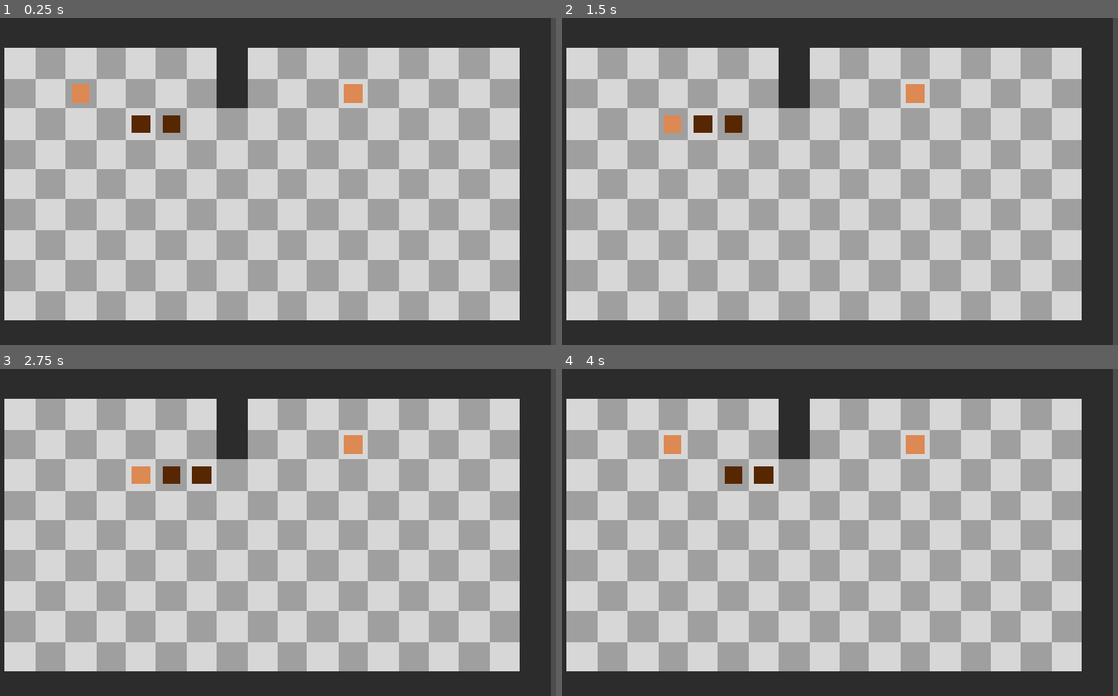
Above: before the commit, frames 1-4 (two rows, left to right).
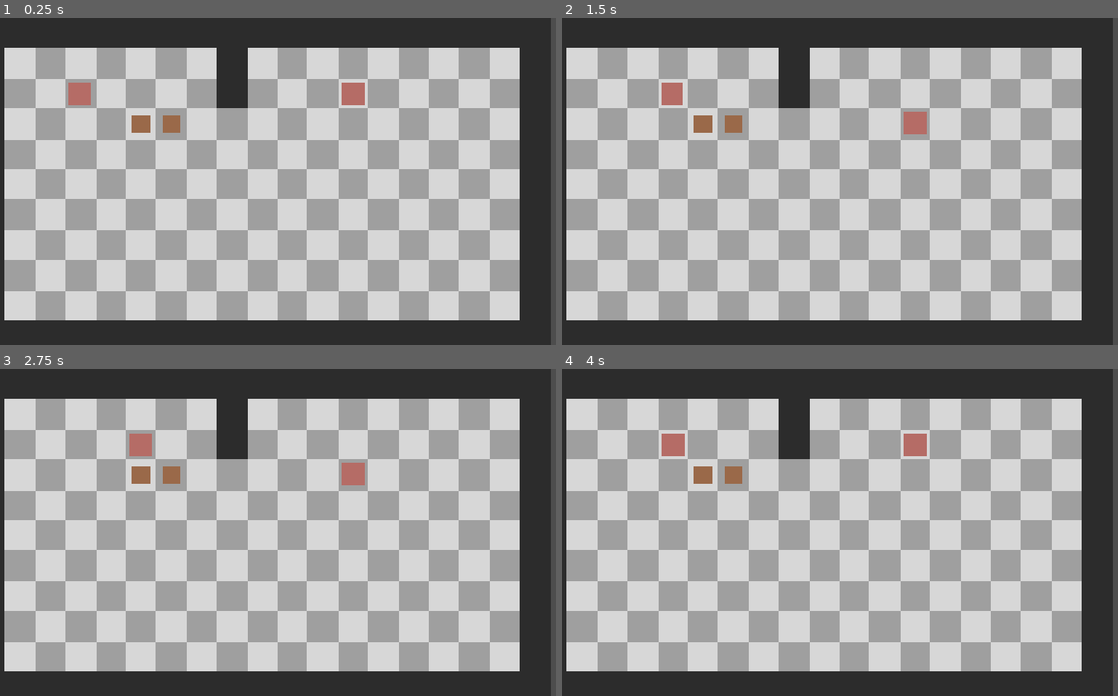
Above: after the commit, the same moments.

Repository: somestufz/GDS-Game-Jam-Repo
Game: Godot game, scene res://scenes/main/main.tscn
Same seed, same stepped clock (60 frames per second), same inputs: the game is played once before the commit and once after it.
Inputs:
- Up to frame 1 (0.25 s): no input
- Up to frame 2 (1.5 s): tap Enter at 0.5 s; hold D (move_right) 0.53-1.28 s; tap Shift (shift) at 0.6, 1.35 s; tap Space at 1.25 s; hold S (move_down) from 1.28 s (still down)
- Up to frame 3 (2.75 s): tap Enter at 2 s; release S (move_down) at 2.03 s; hold D (move_right) from 2.03 s (still down); tap Shift (shift) at 2.1 s
- Up to frame 4 (4 s): tap Space at 2.75 s; release D (move_right) at 2.78 s; hold W (move_up) 2.78-3.53 s; tap Shift (shift) at 2.85, 3.6 s; tap Enter at 3.5 s; hold A (move_left) from 3.53 s (still down)

The runs differ from the first frame. In frame 1, 0.9% of the frame differs, in the area x 12-66%, y 19-36%; in frame 2, 1.3%; in frame 3, 1.3%, in the area x 23-66%, y 19-36%; in frame 4, 1.1%.

Commit message:
Added animations for player
did it weirdly ngl,
also needed a buffer for spamming directions

Diff:
--- /dev/null
+++ b/Prototype/Sokoban/sokoban-prototype/scenes/entity/Wall.gd
@@ -0,0 +1,4 @@
+class_name Wall
+extends Node
+
+#USE TO IDENTIFY WALLS AS A WALL
--- a/Prototype/Sokoban/sokoban-prototype/scenes/entity/box.tscn
+++ b/Prototype/Sokoban/sokoban-prototype/scenes/entity/box.tscn
@@ -5,7 +5,7 @@
 
 [node name="Box" unique_id=540745152 instance=ExtResource("1_vcwbx")]
 
-[node name="Sprite2D" type="Sprite2D" parent="." index="2" unique_id=1437107442]
-modulate = Color(0.39141372, 0.17935708, 1.4439226e-07, 1)
+[node name="Sprite2D" parent="SpriteHolder" parent_id_path=PackedInt32Array(2057166936) index="0" unique_id=983468098]
+modulate = Color(0.69803923, 0.47843137, 0.33333334, 1)
 scale = Vector2(0.12, 0.12)
 texture = ExtResource("2_7k12j")
--- a/Prototype/Sokoban/sokoban-prototype/scenes/entity/entity.gd
+++ b/Prototype/Sokoban/sokoban-prototype/scenes/entity/entity.gd
@@ -2,5 +2,69 @@
 extends CharacterBody2D
 
 var tile_size = 100
-enum entities {HORSE,BOX}
+enum entities {HORSE,BOX,WALL}
 @export var entity : entities
+
+@onready var ray_1: RayCast2D = $RayDown
+@onready var sprite_holder: Node2D = $SpriteHolder
+
+
+func push_direction(dir : Vector2) -> bool:
+
+	ray_1.target_position = tile_size * dir
+	ray_1.force_raycast_update()
+
+	twitch_anim()
+
+	#"""SHOULD BE A MATCH CASE BUT IG ITS A PROTOTYPE
+	#SAME THING FOR ANY CHECKING OF WHAT THE ITEM IS"""
+	#match collider:
+		#null:
+			#print("null call please")
+			#move(dir)
+			#return true
+		#Item:
+			#var move_bool = collider.push_direction(dir)
+			#if move_bool:
+				#move(dir)
+				#return true
+			#else:
+				#return false
+		#_:
+			#if(collider).is_in_group("Walls"):
+				#return false
+			#else:
+				#return true
+
+	var collider = ray_1.get_collider()
+
+
+	if collider == null:
+		move(dir)
+		return true
+	elif(collider is Item or collider is Player):
+		var move_bool = collider.push_direction(dir)
+		if move_bool:
+			move(dir)
+			return true
+		else:
+			return false
+	elif((collider).is_in_group("Walls")):
+		return false
+
+
+	return true
+
+func move(dir):
+	var vector_change = dir * tile_size
+	#position += vector_change
+	move_anim(vector_change)
+
+func twitch_anim():
+	var tween = get_tree().create_tween()
+	tween.tween_property(sprite_holder,"scale",Vector2(0.9,0.9),0.1)
+	tween.tween_property(sprite_holder,"scale",Vector2(1.0,1.0),0.1)
+
+func move_anim(vector_change):
+	var tween = get_tree().create_tween()
+	tween.tween_property(self,"position",position + vector_change,0.1)
--- a/Prototype/Sokoban/sokoban-prototype/scenes/entity/entity.tscn
+++ b/Prototype/Sokoban/sokoban-prototype/scenes/entity/entity.tscn
@@ -13,3 +13,7 @@
 
 [node name="CollisionShape2D" type="CollisionShape2D" parent="." unique_id=45387408]
 shape = SubResource("RectangleShape2D_k2fmo")
+
+[node name="SpriteHolder" type="Node2D" parent="." unique_id=2057166936]
+
+[node name="Sprite2D" type="Sprite2D" parent="SpriteHolder" unique_id=983468098]
--- a/Prototype/Sokoban/sokoban-prototype/scenes/entity/horse.tscn
+++ b/Prototype/Sokoban/sokoban-prototype/scenes/entity/horse.tscn
@@ -7,7 +7,7 @@
 [node name="Horse" unique_id=540745152 instance=ExtResource("1_y4jjl")]
 script = ExtResource("2_30vfw")
 
-[node name="Sprite2D" parent="." index="2" unique_id=1879327918]
-modulate = Color(0.99999994, 0.6242784, 0.3754661, 1)
-scale = Vector2(0.12, 0.12)
+[node name="Sprite2D" parent="SpriteHolder" parent_id_path=PackedInt32Array(2057166936) index="0" unique_id=983468098]
+modulate = Color(0.8235294, 0.49019608, 0.4627451, 1)
+scale = Vector2(0.15, 0.15)
 texture = ExtResource("3_b7fex")
--- a/Prototype/Sokoban/sokoban-prototype/scenes/entity/item.gd
+++ b/Prototype/Sokoban/sokoban-prototype/scenes/entity/item.gd
@@ -1,33 +1,2 @@
 class_name Item
 extends Entity
-
-@onready var ray_1: RayCast2D = $RayDown
-
-
-func push_direction(dir : Vector2) -> bool:
-
-	ray_1.target_position = tile_size * dir
-	ray_1.force_raycast_update()
-
-
-	"""SHOULD BE A MATCH CASE BUT IG ITS A PROTOTYPE
-	SAME THING FOR ANY CHECKING OF WHAT THE ITEM IS"""
-	var collider = ray_1.get_collider()
-	if(collider == null):
-		move(dir)
-		return true
-	elif(ray_1.get_collider() is Item):
-		var move_bool = collider.push_direction(dir)
-		if move_bool:
-			move(dir)
-			return true
-		else:
-			return false
-	elif(ray_1.get_collider()).is_in_group("Walls"):
-		return false
-
-	return true
-
-func move(dir):
-	var vector_change = dir * tile_size
-	position += vector_change
--- a/Prototype/Sokoban/sokoban-prototype/scenes/entity/player.gd
+++ b/Prototype/Sokoban/sokoban-prototype/scenes/entity/player.gd
@@ -5,8 +5,16 @@
 
 @onready var ray: RayCast2D = $RayDown
 
+
 var player_id := 0
-var active := true
+var active := true:
+	set(value):
+		if value:
+			twitch_anim()
+		active = value
+
+var done_action := false
+var buffer_action : String
 
 var inputs = {
 	"move_up" : Vector2.UP,
@@ -19,9 +27,18 @@
 	if active:
 		for dir in inputs:
 			if Input.is_action_just_pressed(dir):
-				move(dir)
+				buffer_action = dir
 
-func move(dir):
+func _process(delta: float) -> void:
+	if active:
+		if !done_action and buffer_action != "":
+			player_move(buffer_action)
+
+			buffer_action = ""
+	else:
+		buffer_action = ""
+
+func player_move(dir):
 	var vector_change = inputs[dir] * tile_size
 
 	ray.target_position = vector_change
@@ -29,14 +46,24 @@
 
 	var collider = ray.get_collider()
 
+	player_action(collider, dir, vector_change)
+
+func player_action(collider, dir, vector_change) -> void:
 	if collider != null:
 		if collider.is_in_group("Walls"):
-			print("cant")
-		elif(collider is Item):
+			pass
+		elif(collider is Item or collider is Player):
 			var can_push = collider.push_direction(inputs[dir])
 			if can_push:
-				position += vector_change
+				move_anim(vector_change)
 			else:
 				pass
 	else:
-		position += vector_change
+		move_anim(vector_change)
+
+func move_anim(vector_change):
+	done_action = true
+	var tween = get_tree().create_tween()
+	tween.tween_property(self,"position",position + vector_change,0.1)
+	await tween.finished
+	done_action = false
--- a/Prototype/Sokoban/sokoban-prototype/scenes/entity/player.tscn
+++ b/Prototype/Sokoban/sokoban-prototype/scenes/entity/player.tscn
@@ -5,5 +5,3 @@
 
 [node name="Player" unique_id=540745152 instance=ExtResource("1_1obkj")]
 script = ExtResource("2_gdab3")
-
-[node name="Sprite2D" type="Sprite2D" parent="." index="2" unique_id=1879327918]
--- /dev/null
+++ b/Prototype/Sokoban/sokoban-prototype/scenes/entity/snake.tscn
@@ -0,0 +1,13 @@
+[gd_scene format=3 uid="uid://byhvj73qsecs3"]
+
+[ext_resource type="PackedScene" uid="uid://byy03f6xo6g2r" path="res://scenes/entity/player.tscn" id="1_t6r7j"]
+
+[sub_resource type="CompressedTexture2D" id="CompressedTexture2D_umcnb"]
+load_path = "res://.godot/imported/greySquare.png-e60dd7d7ea8317060161f573c2bebdf9.ctex"
+
+[node name="Snake" unique_id=540745152 instance=ExtResource("1_t6r7j")]
+
+[node name="Sprite2D" parent="." index="2" unique_id=1879327918]
+modulate = Color(0.2627451, 0.5686275, 0.047058824, 1)
+scale = Vector2(0.12, 0.12)
+texture = SubResource("CompressedTexture2D_umcnb")
--- a/Prototype/Sokoban/sokoban-prototype/scenes/main/main.gd
+++ b/Prototype/Sokoban/sokoban-prototype/scenes/main/main.gd
@@ -15,11 +15,10 @@
 		shift()
 
 func shift() -> void:
-	print("shift shift")
 	var num_of_players = players.get_child_count()
 
 	Globals.player_id += 1
-	if Globals.player_id >= num_of_players - 1:
+	if Globals.player_id > num_of_players - 1:
 		Globals.player_id = 0
 
 	update_active_player()
@@ -27,7 +26,6 @@
 func update_active_player():
 	for player in players.get_children():
 		player.active = (player.player_id == Globals.player_id)
-		print()
 
 
 func assign_player_ids() -> void:
--- a/Prototype/Sokoban/sokoban-prototype/scenes/main/main.tscn
+++ b/Prototype/Sokoban/sokoban-prototype/scenes/main/main.tscn
@@ -2,6 +2,7 @@
 
 [ext_resource type="Texture2D" uid="uid://do1l45yp327xf" path="res://assets/bin/tileSet2.png" id="1_hyk8p"]
 [ext_resource type="Script" uid="uid://dvulqmq0wqrgq" path="res://scenes/main/main.gd" id="1_l3cfh"]
+[ext_resource type="Script" uid="uid://d15cyonc5s284" path="res://scenes/entity/Wall.gd" id="3_6q06x"]
 [ext_resource type="PackedScene" uid="uid://bbq0ei27skcst" path="res://scenes/entity/horse.tscn" id="3_k2fmo"]
 [ext_resource type="PackedScene" uid="uid://clpdks2dsn0h8" path="res://scenes/entity/box.tscn" id="3_l3cfh"]
 
@@ -41,6 +42,7 @@
 [node name="TileMapLayerWalls" type="TileMapLayer" parent="." unique_id=1789399568 groups=["Walls"]]
 tile_map_data = PackedByteArray("AAAAAAAAAQAAAAEAAAAAAAEAAQAAAAEAAAAAAAIAAQAAAAEAAAAAAAMAAQAAAAEAAAAAAAQAAQAAAAEAAAAAAA …(3264 unchanged characters)…
 tile_set = SubResource("TileSet_k2fmo")
+script = ExtResource("3_6q06x")
 
 [node name="Entities" type="Node2D" parent="." unique_id=722408137]
 
Not shown, added: Prototype/Sokoban/sokoban-prototype/scenes/entity/Wall.gd.uid
Not shown, added: Prototype/Sokoban/sokoban-prototype/assets/bin/tileSet1.af
Not shown, added: Prototype/Sokoban/sokoban-prototype/scenes/entity/entity.tscn3870673207.tmp
Not shown, added: Prototype/Sokoban/sokoban-prototype/scenes/entity/entity.tscn3875412757.tmp
Not shown, added: Prototype/Sokoban/sokoban-prototype/scenes/entity/entity.tscn3885677168.tmp
Not shown, added: Prototype/Sokoban/sokoban-prototype/scenes/main/main.tscn2455796986.tmp
